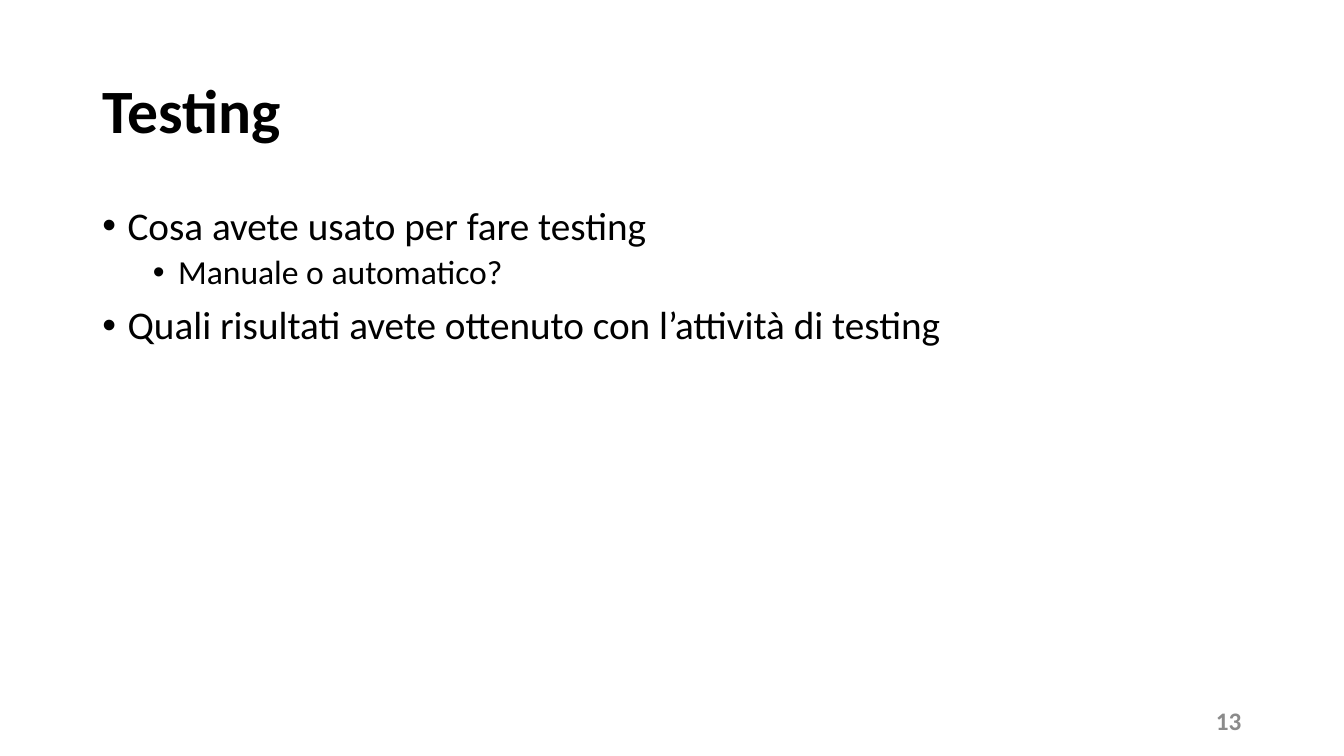
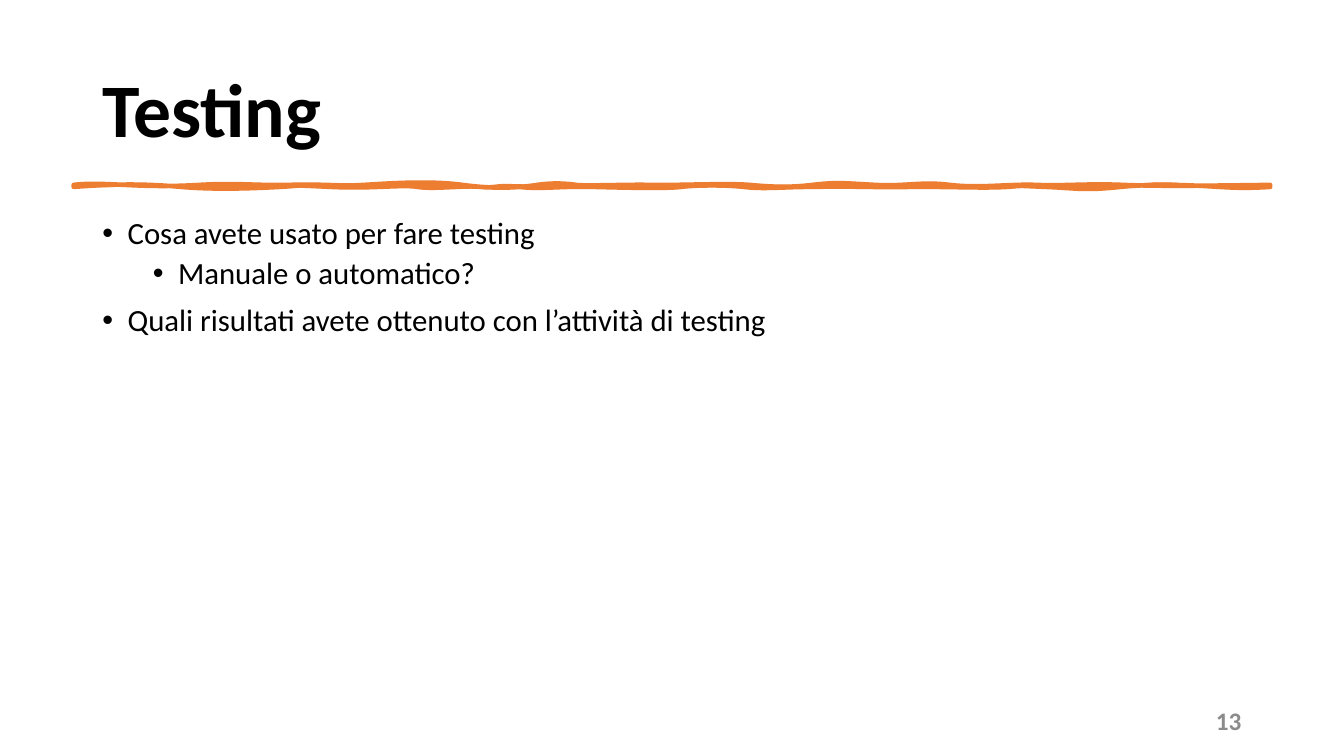
Before and after one commit to mangilimatteo/Progetto_Ingegneria_Software_Cattaneo_Mangili_Saini, a slide deck: slide 13 of Presentazione_Progetto.pptx. Drawn at 1344x756 pixels with LibreOffice and Linux fonts; fonts in the diff are those of the drawing. Boxes give left, top, right and bottom in pixels: in the first picture for what was removed or moved away, otherwise in the second. Text is boxed around its words. In the diff, an @@ line names an element or a change of style, - is before the commit and + after.

```diff
--- a/Presentazione_Progetto.pptx
+++ b/Presentazione_Progetto.pptx
@@ title "Testing" at box(102, 84, 321, 150): size 44 to 54 pt @@
@@ freeform shape added at box(74, 185, 1270, 187), fill #ED7D31, outline #ED7D31 3.25 pt @@
@@ text "Cosa avete usato per fare ...": place and size @@
-text "Cosa avete usato per fare ..." at box(128, 213, 940, 346)
+text "Cosa avete usato per fare ..." at box(128, 222, 766, 337)
@@ text "Cosa avete usato per fare ..." at box(128, 222, 766, 337): size 28 to 22 pt in "Cosa avete usato per fare testing", "Quali risultati avete ottenuto con l’attività di ..."; size 24 to 22 pt in "Manuale o automatico?" @@
```
Also in this commit, not shown: 11 other slides changed.
